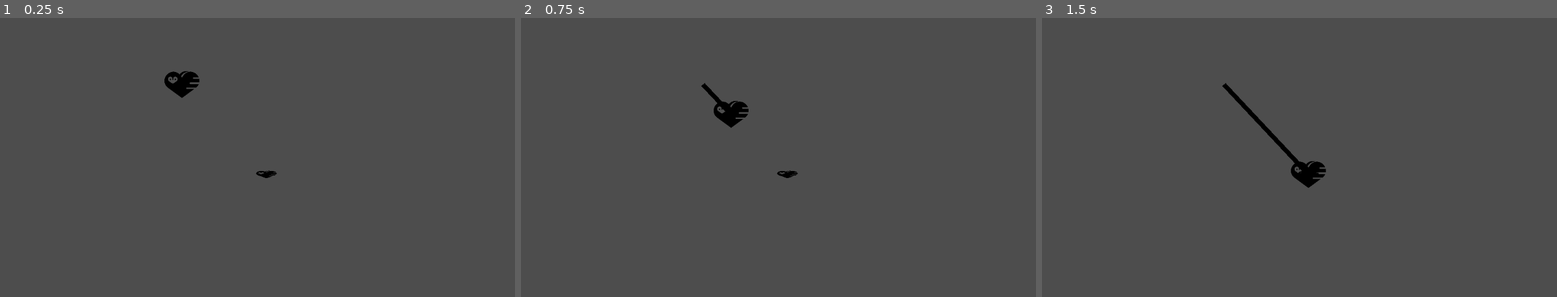
Above: before the commit, frames 1-3 (left to right).
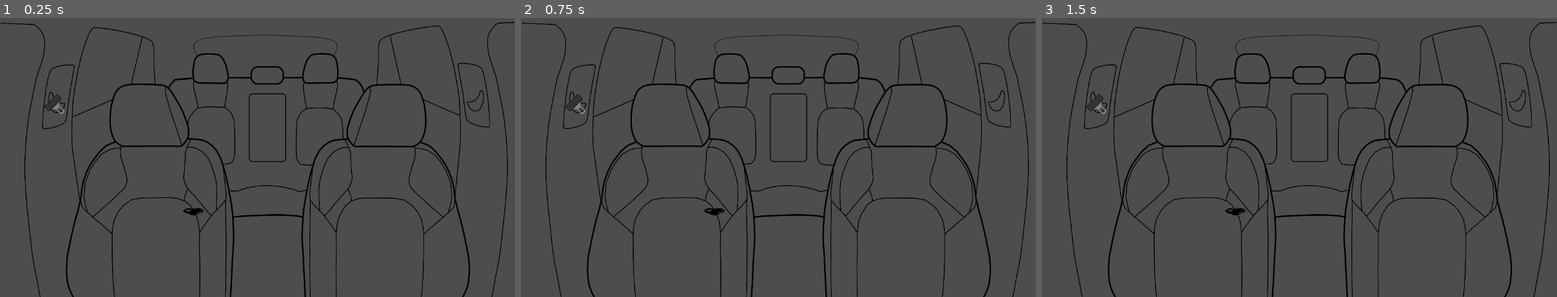
Above: after the commit, the same moments.

Repository: HelloHinnie/AviaAVia
Game: Godot game, scene res://games/aperte_os_cintos/AperteOsCintos.tscn
The game is run twice, just before and just after one commit, with the same random seed, the same clock (stepped at 60 frames per second) and the same inputs. The project has no main scene, so this scene is started directly.
Inputs (mouse positions are in pixels of both pictures, inside the frame that each line leads up to):
- Up to frame 1 (0.25 s): no input
- Up to frame 2 (0.75 s): tap Enter at 0.5 s; drag from (701, 84) to (788, 174) at 0.52 s
- Up to frame 3 (1.5 s): tap Space at 1.25 s; drag from (1196, 165) to (1273, 210) at 1.27 s

The runs differ from the first frame. In frame 1, 5.4% of the frame differs, in the area x 0-100%, y 1-100%; in frame 2, 5.5%; in frame 3, 5.7%.

Commit message:
Update sprites

Diff:
--- a/games/aperte_os_cintos/AperteOsCintos.tscn
+++ b/games/aperte_os_cintos/AperteOsCintos.tscn
@@ -1,10 +1,16 @@
 [gd_scene format=3 uid="uid://bqc1n1brkux2g"]
 
 [ext_resource type="Script" uid="uid://brrmh04gya04c" path="res://games/aperte_os_cintos/aperte_os_cintos.gd" id="1_w4dmw"]
+[ext_resource type="Texture2D" uid="uid://rx11w87j3iyr" path="res://bancos.png" id="2_hkua4"]
 [ext_resource type="PackedScene" uid="uid://b7pwcou3s8cv" path="res://games/aperte_os_cintos/Cinto.tscn" id="2_u6mev"]
 
 [node name="Node2D" type="Node2D" unique_id=600538075]
 script = ExtResource("1_w4dmw")
 
+[node name="Bancos" type="Sprite2D" parent="." unique_id=1896840322]
+position = Vector2(575.99994, 328.5)
+scale = Vector2(0.41594198, 0.43550533)
+texture = ExtResource("2_hkua4")
+
 [node name="Line2D" parent="." unique_id=1607024498 instance=ExtResource("2_u6mev")]
-position = Vector2(407, 171)
+position = Vector2(128, 221)
--- a/games/aperte_os_cintos/Cinto.tscn
+++ b/games/aperte_os_cintos/Cinto.tscn
@@ -3,9 +3,10 @@
 [ext_resource type="Script" uid="uid://bjwqefajge3au" path="res://games/aperte_os_cintos/cinto.gd" id="1_goy7l"]
 [ext_resource type="Script" uid="uid://do7fq30avub15" path="res://games/aperte_os_cintos/cinto_passador.gd" id="1_m0pd6"]
 [ext_resource type="Texture2D" uid="uid://dxjpgtvp3y3vd" path="res://main/assets/sprites/path10.png" id="2_goy7l"]
+[ext_resource type="Texture2D" uid="uid://xsjv8h2iysj7" path="res://path76.png" id="3_3aqqk"]
 
 [sub_resource type="RectangleShape2D" id="RectangleShape2D_h60i2"]
-size = Vector2(78, 62)
+size = Vector2(46, 46)
 
 [sub_resource type="RectangleShape2D" id="RectangleShape2D_u6mev"]
 size = Vector2(46, 19)
@@ -19,15 +20,16 @@
 script = ExtResource("1_m0pd6")
 
 [node name="CollisionShape2D" type="CollisionShape2D" parent="Cinto_Passador" unique_id=622637838]
+position = Vector2(-5, -5)
 shape = SubResource("RectangleShape2D_h60i2")
-debug_color = Color(0.043137256, 0.1254902, 0.30588236, 1)
 
 [node name="Sprite2D" type="Sprite2D" parent="Cinto_Passador" unique_id=719102761]
-scale = Vector2(0.23091608, 0.23091605)
-texture = ExtResource("2_goy7l")
+rotation = -0.7853982
+scale = Vector2(0.75, 0.75)
+texture = ExtResource("3_3aqqk")
 
 [node name="Cinto_Presilha" type="Area2D" parent="." unique_id=1759364978]
-position = Vector2(189, 202)
+position = Vector2(305, 236)
 
 [node name="CollisionShape2D" type="CollisionShape2D" parent="Cinto_Presilha" unique_id=913109295]
 shape = SubResource("RectangleShape2D_u6mev")
--- /dev/null
+++ b/presilha.svg
@@ -0,0 +1,31 @@
+<?xml version="1.0" encoding="UTF-8" standalone="no"?>
+<!-- Created with Inkscape (http://www.inkscape.org/) -->
+
+<svg
+   version="1.1"
+   id="svg1"
+   width="2760"
+   height="1504"
+   viewBox="0 0 2760 1504"
+   xmlns="http://www.w3.org/2000/svg"
+   xmlns:svg="http://www.w3.org/2000/svg">
+  <defs
+     id="defs1" />
+  <g
+     id="layer2"
+     style="display:inline">
+    <rect
+       style="fill:#333333;stroke:#000000;stroke-width:0.999881;stroke-dasharray:none;stroke-opacity:1"
+       id="rect75"
+       width="54.900726"
+       height="20.414839"
+       x="1256.1396"
+       y="759.95819"
+       ry="5.8803611"
+       rx="5.3941889" />
+    <path
+       id="path76"
+       style="fill:#808080;fill-opacity:1;stroke:#000000;stroke-width:0.8;stroke-dasharray:none;stroke-opacity:1"
+       d="m 1263.8675,780.77669 10.4957,10.09202 -0.2884,19.66504 c 0.5019,1.71409 0.9727,3.21831 3.1142,4.61349 l 11.995,0.173 c 1.5871,-1.261 2.6035,-2.92965 3.1142,-4.95951 v -1.84539 -18.05031 l 8.4196,-9.91902 z m 17.3006,13.0908 h 3.8638 c 0.8946,0 1.6147,0.72017 1.6147,1.61473 v 11.36075 c 0,0.89456 -0.7201,1.61472 -1.6147,1.61472 h -3.8638 c -0.8946,0 -1.6148,-0.72016 -1.6148,-1.61472 v -11.36075 c 0,-0.89456 0.7202,-1.61473 1.6148,-1.61473 z" />
+  </g>
+</svg>
Binary file added: bancos.png
Not shown, added: bancos.png.import
Binary file added: path76.png
Not shown, added: path76.png.import
Binary file added: presilha.png
Not shown, added: presilha.png.import
Not shown, added: presilha.svg.import
